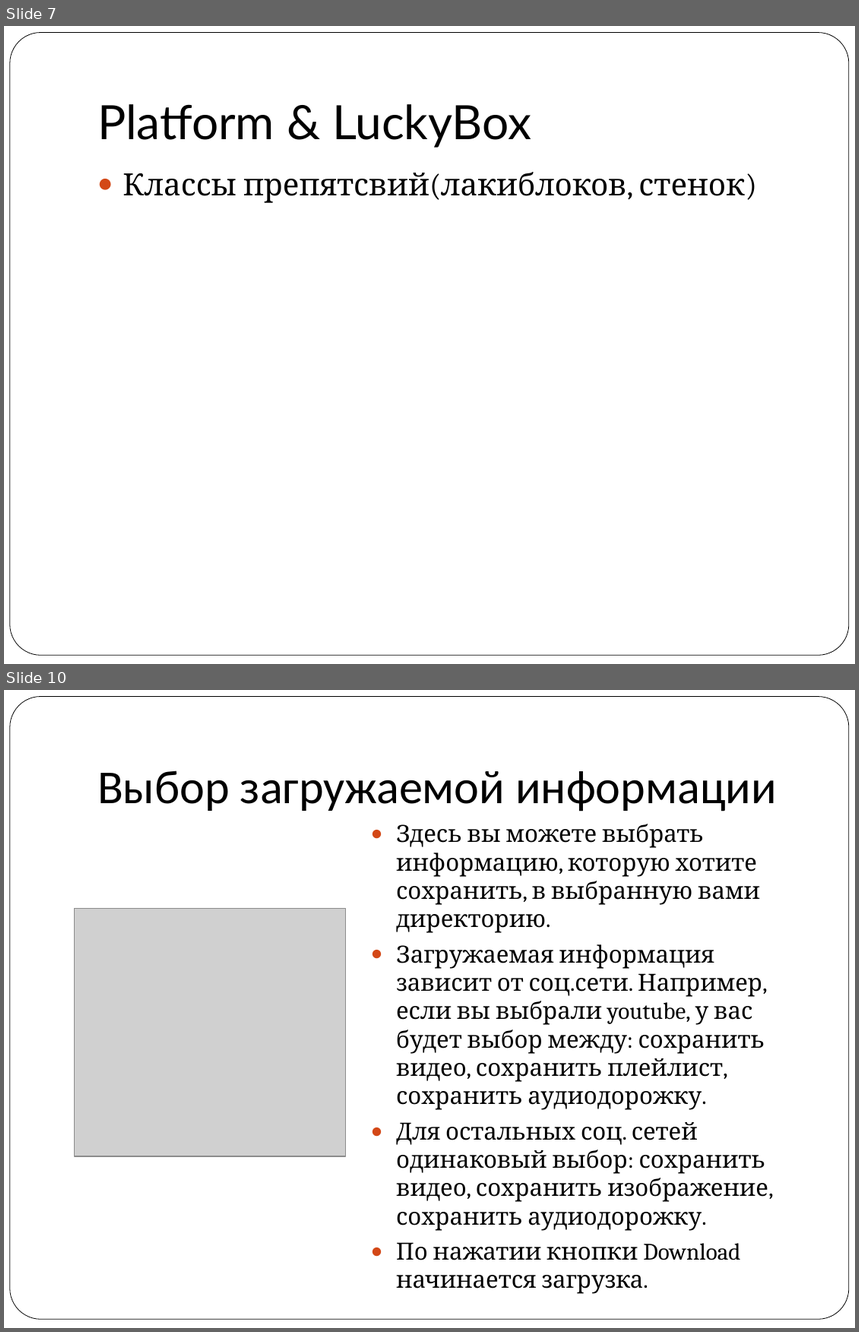
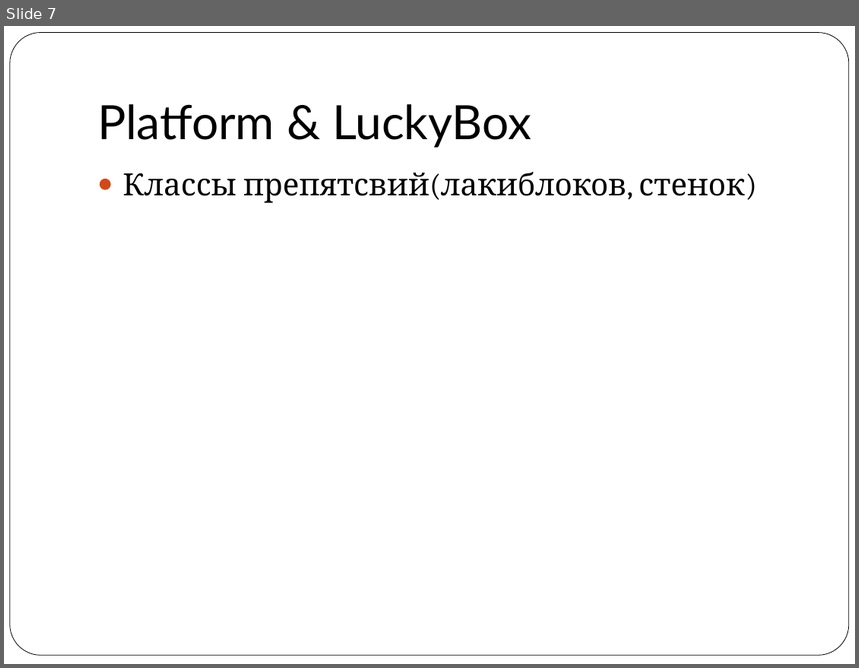
Before and after one commit to vitaly06/SuperMario, a slide deck: piton.ppt. Shown one above the other, each under a label of ours: slides 7 and 10 before the commit, slide 7 after it; the slides between them are not shown. The pictures are 859x1332 and 859x668 pixels, drawn with LibreOffice and Linux fonts; fonts in the diff are those of the drawing; grey boxes stand for pictures. Boxes give left, top, right and bottom in pixels: in the first picture for what was removed or moved away, otherwise in the second. Text is boxed around its words. In the diff, an @@ line names an element or a change of style, - is before the commit and + after.

```diff
--- a/piton.ppt
+++ b/piton.ppt
@@ slide 10 removed at bbox=[4, 690, 855, 1328], background #FFFFFF; not listed: 1 template element that a slide beside it also shows @@
@@ title removed at bbox=[97, 771, 777, 812] @@
-Выбор загружаемой информации
@@ text removed at bbox=[396, 824, 769, 1294] @@
-● Здесь вы можете выбрать информацию, которую хотите сохранить, в выбранную вами директорию.
-● Загружаемая информация зависит от соц.сети. Например, если вы выбрали youtube, у вас будет выбор между: сохранить видео, сохранить плейлист, сохранить аудиодорожку.
-● Для остальных соц. сетей одинаковый выбор: сохранить видео, сохранить изображение, сохранить аудиодорожку.
-● По нажатии кнопки Download начинается загрузка.
@@ picture removed at bbox=[75, 909, 346, 1157] @@
```
Also in this commit, not shown: 2 slides changed, 4 slides added, 7 other slides removed.
